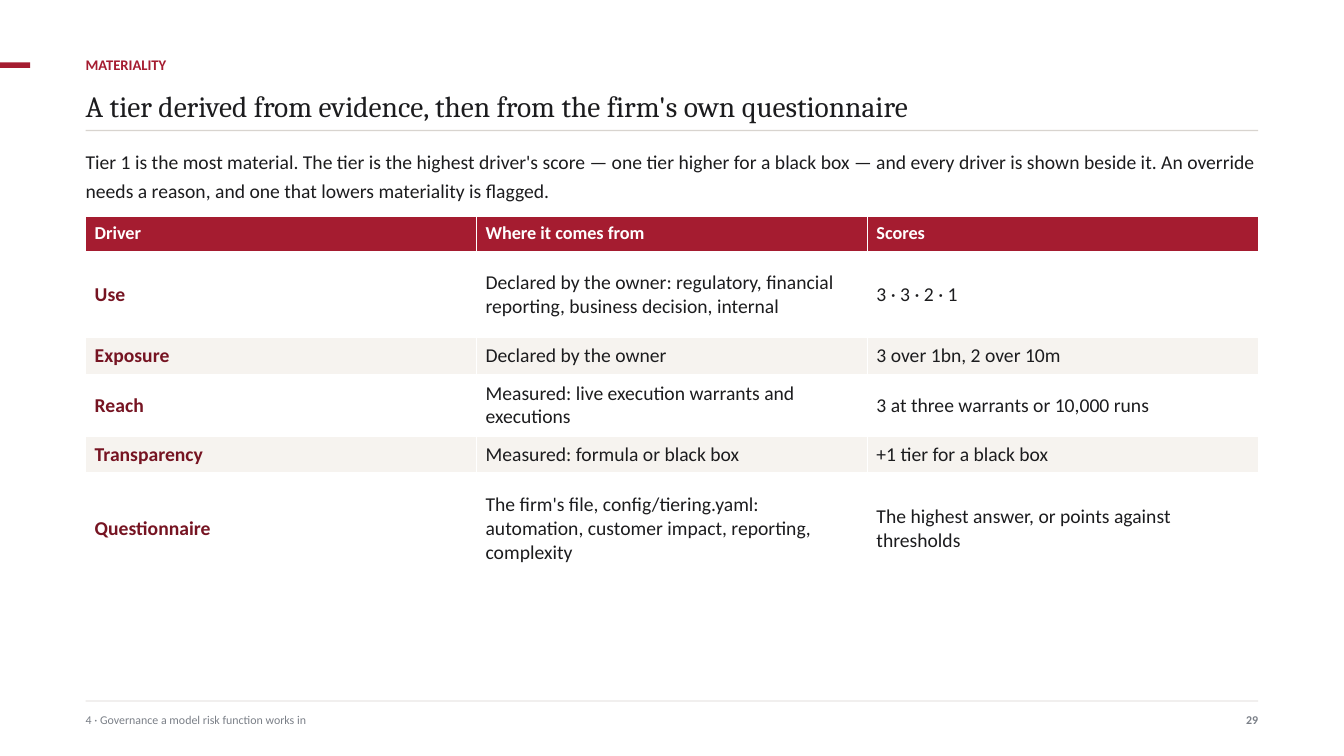
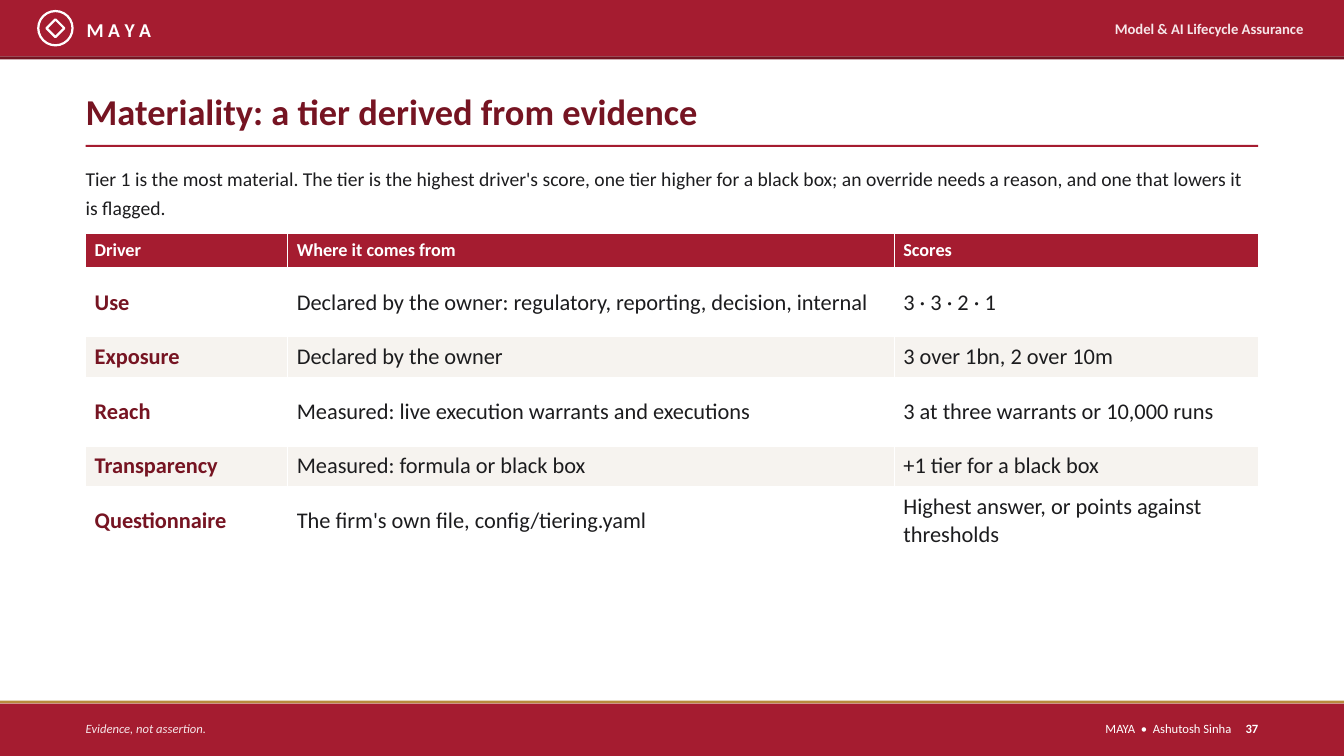
Before and after one commit to ajsinha/maya, a slide deck: slide 37 of docs/publications/MAYA-Model-Management-Formalism-and-System-Design.pptx (slide 29 before the commit). Drawn at 1344x756 pixels with LibreOffice and Linux fonts; fonts in the diff are those of the drawing. Boxes give left, top, right and bottom in pixels: in the first picture for what was removed or moved away, otherwise in the second. Text is boxed around its words. In the diff, an @@ line names an element or a change of style, - is before the commit and + after.

Commit message:
The deck retold as a briefing: TL;DR, ten principles, supervisors' words, architecture, a model's journey, then eight parts with screenshots, worked studies and a graded comparison, in MAYA's crimson; landing page numbers counted from the code

```diff
--- a/docs/publications/MAYA-Model-Management-Formalism-and-System-Design.pptx
+++ b/docs/publications/MAYA-Model-Management-Formalism-and-System-Design.pptx
@@ rectangle added at (x1=0, y1=0, x2=1344, y2=56), fill #A51C30 @@
@@ ellipse added at (x1=38, y1=11, x2=73, y2=45), outline #FFFFFF 1.6 pt @@
@@ diamond added at (x1=46, y1=19, x2=65, y2=37), outline #FFFFFF 1.6 pt @@
@@ text added at (x1=87, y1=24, x2=151, y2=37), 14 pt, text #FFFFFF, bold @@
+M A Y A
@@ text added at (x1=1115, y1=23, x2=1304, y2=37), 10.5 pt, text #F6E6E9, bold @@
+Model & AI Lifecycle Assurance
@@ rectangle added at (x1=0, y1=56, x2=1344, y2=59), fill #761422 @@
@@ rectangle removed at (x1=0, y1=63, x2=30, y2=69) @@
@@ text removed at (x1=86, y1=60, x2=167, y2=70) @@
-MATERIALITY
@@ text at (x1=86, y1=99, x2=697, y2=131): text changed; size 21 to 26 pt; font Cambria to Calibri; text colour #1C1C1E to #761422; bold on @@
-A tier derived from evidence, then from the firm's own questionnaire
+Materiality: a tier derived from evidence
@@ rectangle moved from (x1=86, y1=130, x2=1258, y2=131) to (x1=86, y1=145, x2=1258, y2=147) @@
@@ rectangle at (x1=86, y1=145, x2=1258, y2=147): fill #D8D4CF to #A51C30 @@
@@ text at (x1=86, y1=172, x2=1241, y2=219): text changed @@
-Tier 1 is the most material. The tier is the highest driver's score — one tier higher for a black box — and every driver is shown beside it. An override needs a reason, and one that lowers materiality is flagged.
+Tier 1 is the most material. The tier is the highest driver's score, one tier higher for a black box; an override needs a reason, and one that lowers it is flagged.
@@ table at (x1=86, y1=233, x2=1259, y2=556) @@
-row 2, column 2: Declared by the owner: regulatory, financial reporting, business decision, internal
+row 2, column 2: Declared by the owner: regulatory, reporting, decision, internal
-row 6, column 2: The firm's file, config/tiering.yaml: automation, customer impact, reporting, complexity
+row 6, column 2: The firm's own file, config/tiering.yaml
-row 6, column 3: The highest answer, or points against thresholds
+row 6, column 3: Highest answer, or points against thresholds
@@ size 14 to 16 pt in "Use", "3 · 3 · 2 · 1", "Exposure", "Declared by the owner" and 8 more places @@
@@ table resized from (x1=86, y1=216, x2=1259, y2=584) to (x1=86, y1=233, x2=1259, y2=556) @@
@@ rectangle resized from (x1=86, y1=701, x2=1258, y2=702) to (x1=0, y1=701, x2=1344, y2=704) @@
@@ rectangle at (x1=0, y1=701, x2=1344, y2=704): fill #D8D4CF to #B88B3D @@
@@ rectangle added at (x1=0, y1=704, x2=1344, y2=756), fill #A51C30 @@
@@ text removed at (x1=86, y1=716, x2=306, y2=724) @@
-4 · Governance a model risk function works in
@@ text removed at (x1=1246, y1=716, x2=1258, y2=724) @@
-29
@@ text added at (x1=86, y1=724, x2=206, y2=734), 9 pt, text #F6E6E9, italic @@
+Evidence, not assertion.
@@ text added at (x1=1105, y1=724, x2=1259, y2=733), 9 pt, text #FFFFFF @@
+MAYA • Ashutosh Sinha 37
```
Also in this commit, not shown: 30 other slides changed, 38 slides added, 41 slides removed, 19 other files.
